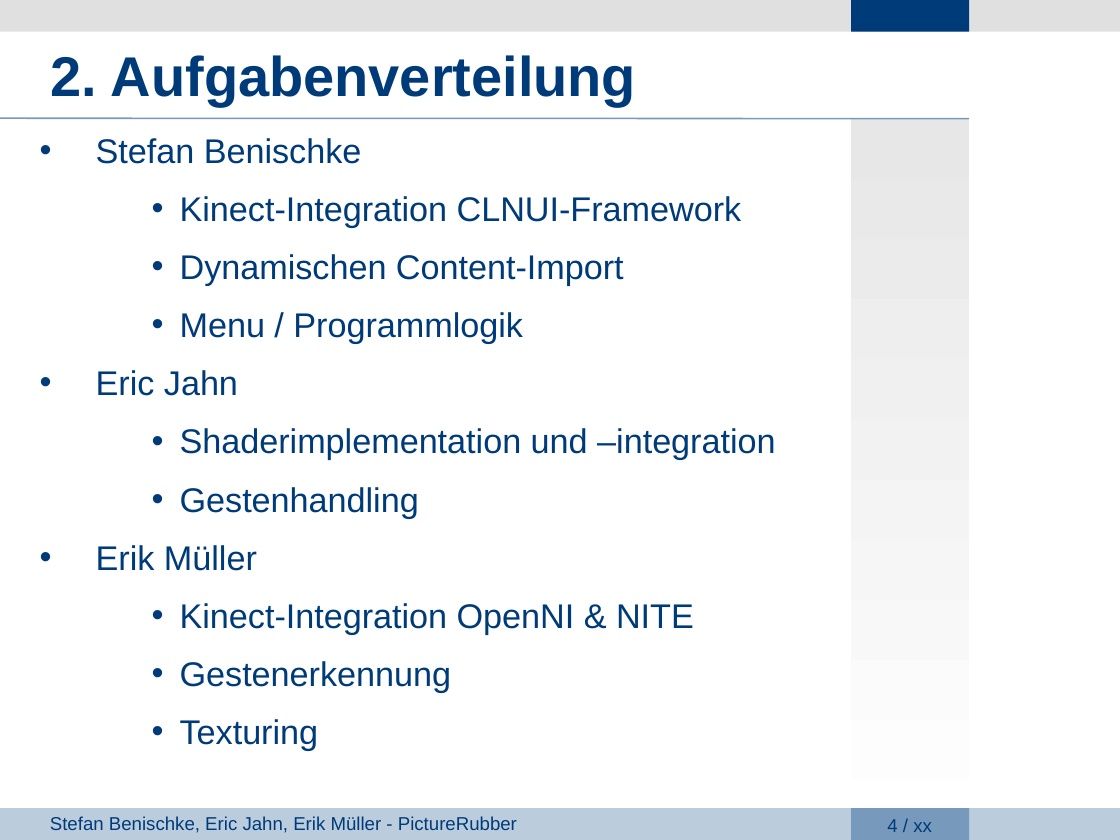
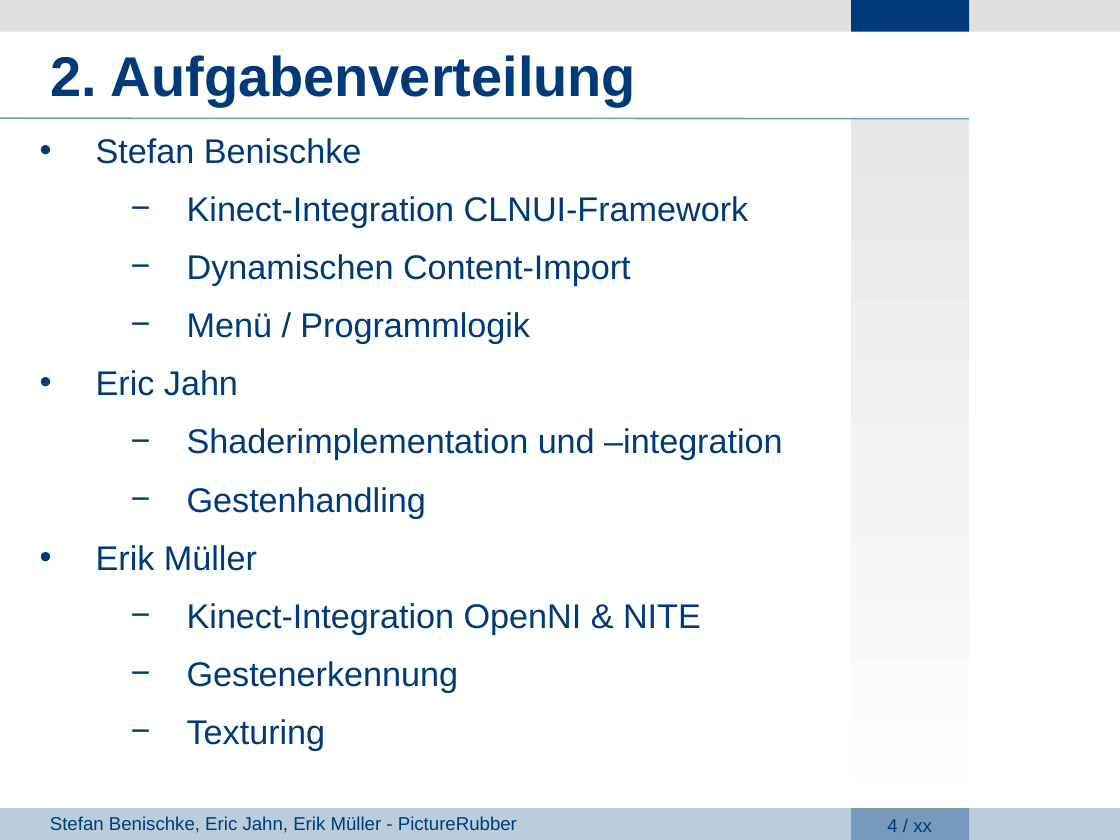
Before and after one commit to giuliarouge/picturerubber, a slide deck: slide 4 of Präsentation.ppt. Drawn at 1120x840 pixels with LibreOffice and Linux fonts; fonts in the diff are those of the drawing; background and template pictures are left out. Boxes give left, top, right and bottom in pixels: in the first picture for what was removed or moved away, otherwise in the second. Text is boxed around its words. In the diff, an @@ line names an element or a change of style, - is before the commit and + after.

```diff
--- a/Präsentation.ppt
+++ b/Präsentation.ppt
@@ text at [187, 196, 782, 751]: bullet • to −; list level 3 to 2 in "Kinect-Integration CLNUI-Framework"; list level 3 to 2 in "Dynamischen Content-Import"; list level 3 to 2 in "Shaderimplementation und –integration"; list level 3 to 2 in "Gestenhandling"; list level 3 to 2 in "Kinect-Integration OpenNI & NITE"; list level 3 to 2 in "Gestenerkennung"; list level 3 to 2 in "Texturing" @@
@@ text at [187, 312, 530, 344]: text changed @@
-    • Menu / Programmlogik
+  − Menü / Programmlogik
```
Also in this commit, not shown: 11 other slides changed, 6 other files.
